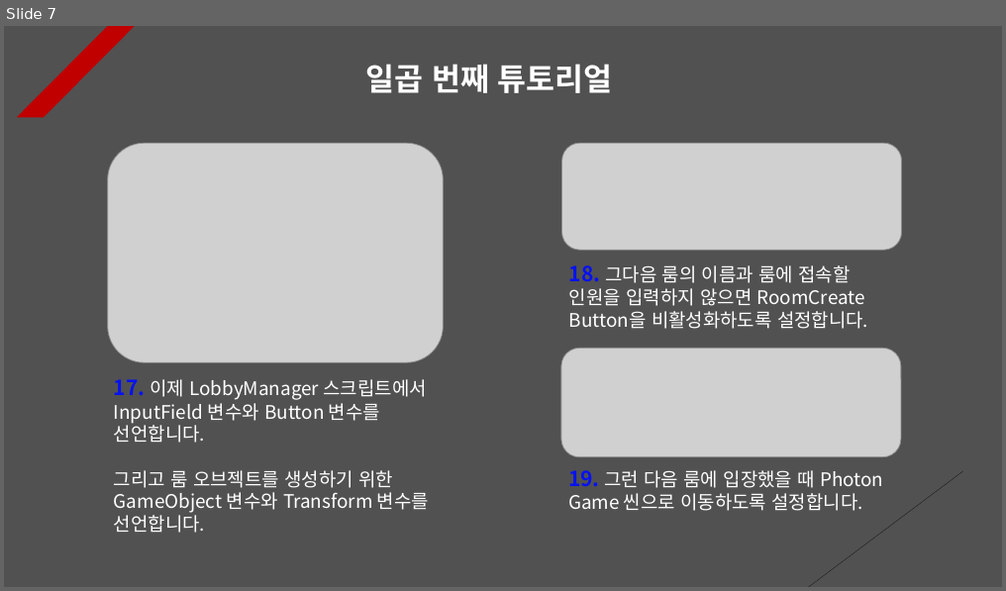
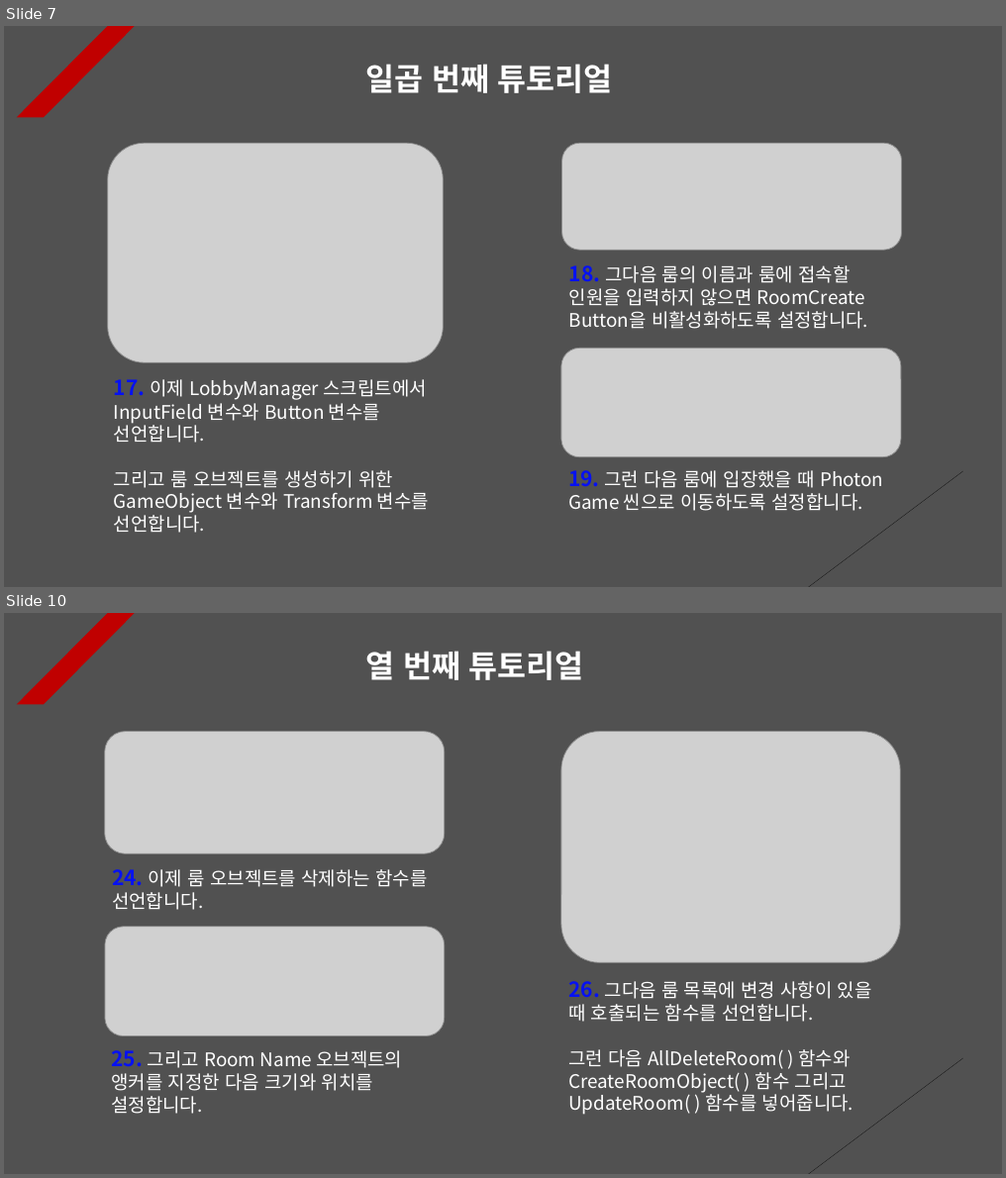
Before and after one commit to Unity2033/3D-UnityEngine, a slide deck: Assets/Class/Photon Server/PPT Data/Photon Room.pptx. Shown one above the other, each under a label of ours: slide 7 before the commit, slides 7 and 10 after it; the slides between them are not shown. The pictures are 1006x591 and 1006x1178 pixels, drawn with LibreOffice and Linux fonts; fonts in the diff are those of the drawing; grey boxes stand for pictures. Boxes give left, top, right and bottom in pixels: in the first picture for what was removed or moved away, otherwise in the second. Text is boxed around its words. In the diff, an @@ line names an element or a change of style, - is before the commit and + after.

```diff
--- a/Assets/Class/Photon Server/PPT Data/Photon Room.pptx
+++ b/Assets/Class/Photon Server/PPT Data/Photon Room.pptx
@@ slide 10 added at box(4, 613, 1002, 1174), background #515151; not listed: 2 template elements that a slide beside it also shows @@
@@ text added at box(365, 651, 584, 680), 30 pt, text #FFFFFF, bold @@
+열 번째 튜토리얼
@@ picture added at box(105, 731, 445, 854) @@
@@ picture added at box(561, 731, 901, 962) @@
@@ text added at box(112, 869, 427, 910), 18 pt, text #FFFFFF @@
+24. 이제 룸 오브젝트를 삭제하는 함수를 선언합니다.
@@ picture added at box(105, 927, 445, 1036) @@
@@ text added at box(568, 981, 872, 1115), 18 pt, text #FFFFFF @@
+26. 그다음 룸 목록에 변경 사항이 있을 때 호출되는 함수를 선언합니다.
+그런 다음 AllDeleteRoom( ) 함수와 CreateRoomObject( ) 함수 그리고 UpdateRoom( ) 함수를 넣어줍니다.
@@ text added at box(111, 1051, 402, 1114), 18 pt, text #FFFFFF @@
+25. 그리고 Room Name 오브젝트의 앵커를 지정한 다음 크기와 위치를 설정합니다.
```
Also in this commit, not shown: 5 slides changed, 1 other slide added, 1 slide removed, 17 other files.
